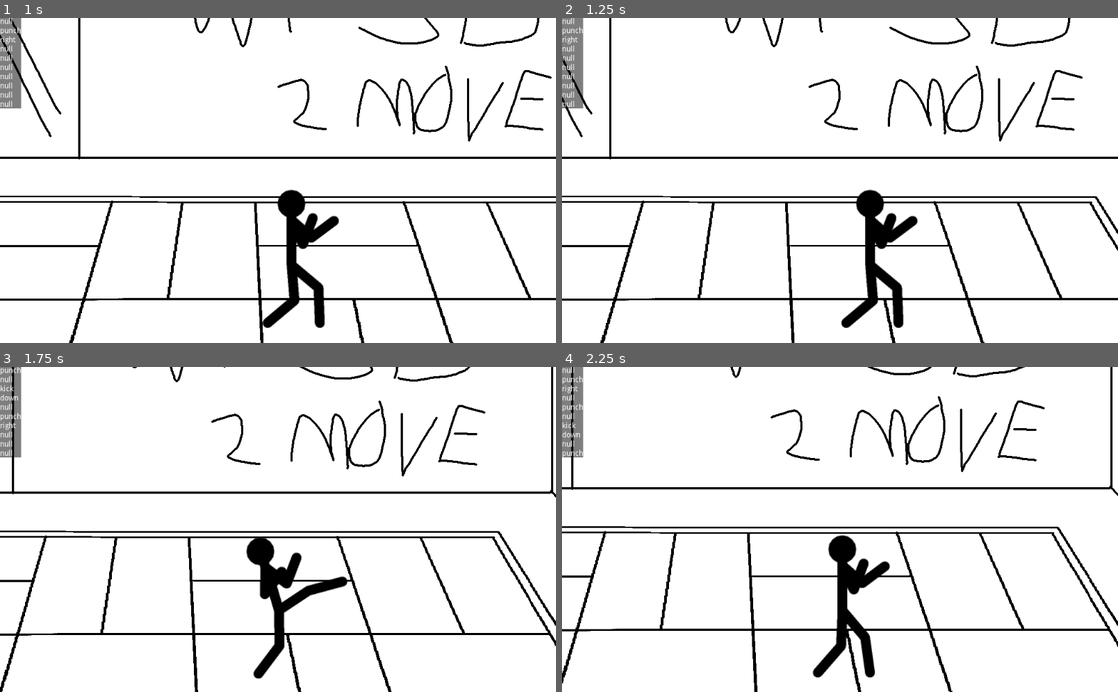
Above: before the commit, frames 1-4 (two rows, left to right).
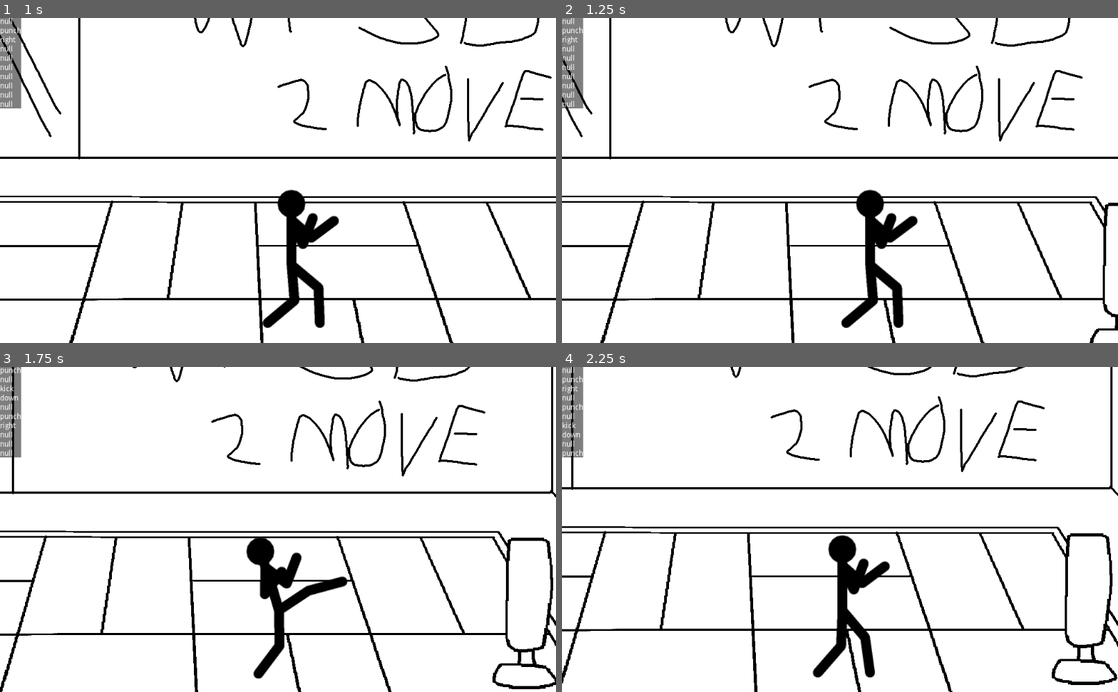
Above: after the commit, the same moments.

Repository: DersuG/bb-old
Game: Godot game, scene res://Main.tscn
Same seed, same stepped clock (60 frames per second), same inputs: the game is played once before the commit and once after it.
Inputs:
- Up to frame 1 (1 s): hold D (right) from 0.53 s (still down); tap E (punch) at 0.6 s
- Up to frame 2 (1.25 s): keep holding D (right)
- Up to frame 3 (1.75 s): release D (right) at 1.28 s; hold S (down) from 1.28 s (still down); tap Q (kick) at 1.35 s; tap E (punch) at 1.55 s
- Up to frame 4 (2.25 s): release S (down) at 2.03 s; hold D (right) from 2.03 s (still down); tap E (punch) at 2.1 s

Frame 1 is identical in both runs. In frame 2, 0.4% of the frame differs, in the area x 94-100%, y 56-100%; in frame 3, 1.1%; in frame 4, 1.1%, in the area x 88-100%, y 51-98%.

Commit message:
Working on hitboxes. finishes the punch ones

Diff:
--- a/Main.tscn
+++ b/Main.tscn
@@ -1,8 +1,18 @@
-[gd_scene load_steps=4 format=2]
+[gd_scene load_steps=8 format=2]
 
 [ext_resource path="res://paint.net/dojo_bg.png" type="Texture" id=1]
 [ext_resource path="res://Main.gd" type="Script" id=2]
 [ext_resource path="res://scenes/Character/Character.tscn" type="PackedScene" id=3]
+[ext_resource path="res://paint.net/punching_bag.png" type="Texture" id=4]
+[ext_resource path="res://Punching_Bag.gd" type="Script" id=5]
+
+[sub_resource type="CapsuleShape2D" id=1]
+radius = 23.9964
+height = 69.9999
+
+[sub_resource type="CapsuleShape2D" id=2]
+radius = 40.0
+height = 134.0
 
 [node name="Main" type="Node"]
 script = ExtResource( 2 )
@@ -19,10 +29,34 @@
 [node name="CollisionPolygon2D" type="CollisionPolygon2D" parent="Gameplay/Stage/StaticBody2D"]
 polygon = PoolVector2Array( -960, 544, -960, 304, -644, -42, 656, -43, 960, 280, 960, 544, -960, 544, -960, 640, 1088, 640, 1088, -640, -1088, -640, -1088, 640, -960, 640 )
 
-[node name="Character" parent="Gameplay" instance=ExtResource( 3 )]
+[node name="YSort" type="YSort" parent="Gameplay"]
+
+[node name="Character" parent="Gameplay/YSort" instance=ExtResource( 3 )]
 position = Vector2( 0, 272 )
 
-[node name="Camera" type="Camera2D" parent="Gameplay/Character"]
+[node name="Camera" type="Camera2D" parent="Gameplay/YSort/Character"]
 position = Vector2( 0, -272 )
 current = true
 smoothing_enabled = true
+
+[node name="Punching_Bag" type="StaticBody2D" parent="Gameplay/YSort"]
+position = Vector2( 608, 288 )
+script = ExtResource( 5 )
+
+[node name="Sprite" type="Sprite" parent="Gameplay/YSort/Punching_Bag"]
+position = Vector2( 0, -107 )
+texture = ExtResource( 4 )
+
+[node name="CollisionShape2D" type="CollisionShape2D" parent="Gameplay/YSort/Punching_Bag"]
+position = Vector2( 0, 5 )
+rotation = 1.57089
+shape = SubResource( 1 )
+
+[node name="Hurtbox" type="Area2D" parent="Gameplay/YSort/Punching_Bag"]
+position = Vector2( -1, -154 )
+
+[node name="CollisionShape2D" type="CollisionShape2D" parent="Gameplay/YSort/Punching_Bag/Hurtbox"]
+position = Vector2( 6, 9 )
+shape = SubResource( 2 )
+
+[connection signal="area_entered" from="Gameplay/YSort/Punching_Bag/Hurtbox" to="Gameplay/YSort/Punching_Bag" method="_on_Hurtbox_area_entered"]
--- /dev/null
+++ b/Punching_Bag.gd
@@ -0,0 +1,7 @@
+extends StaticBody2D
+
+
+
+func _on_Hurtbox_area_entered(area):
+	if area.is_in_group("TYPE_HITBOX"):
+		print("damaged")
--- a/scenes/Character/Character.tscn
+++ b/scenes/Character/Character.tscn
@@ -111,6 +111,18 @@
 "update": 1,
 "values": [ 0, 1, 2, 3, 4, 3, 2, 1, 0 ]
 }
+tracks/7/type = "value"
+tracks/7/path = NodePath("Flip/Moveset/PUNCH/Hitbox/Collider:disabled")
+tracks/7/interp = 1
+tracks/7/loop_wrap = true
+tracks/7/imported = false
+tracks/7/enabled = true
+tracks/7/keys = {
+"times": PoolRealArray( 0.0999999, 0.3 ),
+"transitions": PoolRealArray( 1, 1 ),
+"update": 1,
+"values": [ false, true ]
+}
 
 [sub_resource type="Animation" id=3]
 resource_name = "IDLE"
@@ -201,6 +213,30 @@
 "update": 1,
 "values": [ 1 ]
 }
+tracks/7/type = "value"
+tracks/7/path = NodePath("Flip/Moveset/KICK/Hitbox/Collider:disabled")
+tracks/7/interp = 1
+tracks/7/loop_wrap = true
+tracks/7/imported = false
+tracks/7/enabled = true
+tracks/7/keys = {
+"times": PoolRealArray( 0 ),
+"transitions": PoolRealArray( 1 ),
+"update": 1,
+"values": [ true ]
+}
+tracks/8/type = "value"
+tracks/8/path = NodePath("Flip/Moveset/PUNCH/Hitbox/Collider:disabled")
+tracks/8/interp = 1
+tracks/8/loop_wrap = true
+tracks/8/imported = false
+tracks/8/enabled = true
+tracks/8/keys = {
+"times": PoolRealArray( 0 ),
+"transitions": PoolRealArray( 1 ),
+"update": 1,
+"values": [ true ]
+}
 
 [sub_resource type="Animation" id=4]
 resource_name = "PUNCH"
@@ -379,6 +415,18 @@
 "update": 1,
 "values": [ 0, 1, 2, 3, 4, 3, 2, 1, 0 ]
 }
+tracks/7/type = "value"
+tracks/7/path = NodePath("Flip/Moveset/PUNCH/Hitbox/Collider:disabled")
+tracks/7/interp = 1
+tracks/7/loop_wrap = true
+tracks/7/imported = false
+tracks/7/enabled = true
+tracks/7/keys = {
+"times": PoolRealArray( 0.0999999, 0.3 ),
+"transitions": PoolRealArray( 1, 1 ),
+"update": 1,
+"values": [ false, true ]
+}
 
 [sub_resource type="Animation" id=6]
 length = 0.001
@@ -525,6 +573,30 @@
 "transitions": PoolRealArray( 1 ),
 "update": 0,
 "values": [ Vector2( 1, 0 ) ]
+}
+tracks/12/type = "value"
+tracks/12/path = NodePath("Flip/Moveset/PUNCH/Hitbox/Collider:disabled")
+tracks/12/interp = 1
+tracks/12/loop_wrap = true
+tracks/12/imported = false
+tracks/12/enabled = true
+tracks/12/keys = {
+"times": PoolRealArray( 0 ),
+"transitions": PoolRealArray( 1 ),
+"update": 0,
+"values": [ false ]
+}
+tracks/13/type = "value"
+tracks/13/path = NodePath("Flip/Moveset/KICK/Hitbox/Collider:disabled")
+tracks/13/interp = 1
+tracks/13/loop_wrap = true
+tracks/13/imported = false
+tracks/13/enabled = true
+tracks/13/keys = {
+"times": PoolRealArray( 0 ),
+"transitions": PoolRealArray( 1 ),
+"update": 0,
+"values": [ true ]
 }
 
 [sub_resource type="Animation" id=31]
@@ -614,6 +686,18 @@
 "transitions": PoolRealArray( 1, 1, 1, 1, 1, 1, 1, 1, 1 ),
 "update": 1,
 "values": [ 0, 1, 2, 3, 4, 3, 2, 1, 0 ]
+}
+tracks/7/type = "value"
+tracks/7/path = NodePath("Flip/Moveset/PUNCH/Hitbox/Collider:disabled")
+tracks/7/interp = 1
+tracks/7/loop_wrap = true
+tracks/7/imported = false
+tracks/7/enabled = true
+tracks/7/keys = {
+"times": PoolRealArray( 0.133333, 0.396 ),
+"transitions": PoolRealArray( 1, 1 ),
+"update": 1,
+"values": [ false, true ]
 }
 
 [sub_resource type="AnimationNodeAnimation" id=20]
@@ -717,6 +801,7 @@
 [node name="Collider" parent="Flip/Moveset/KICK/Hitbox" index="0"]
 position = Vector2( 109, -42 )
 shape = SubResource( 7 )
+disabled = true
 
 [node name="Animator" type="AnimationPlayer" parent="."]
 playback_process_mode = 0
